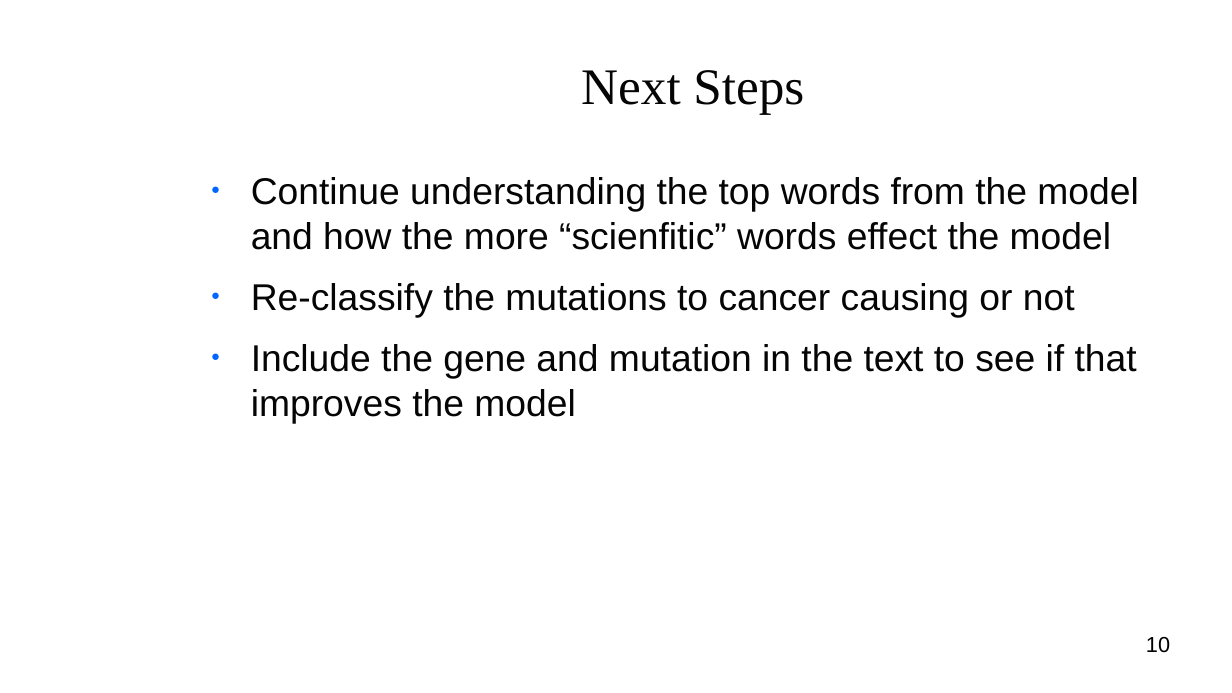
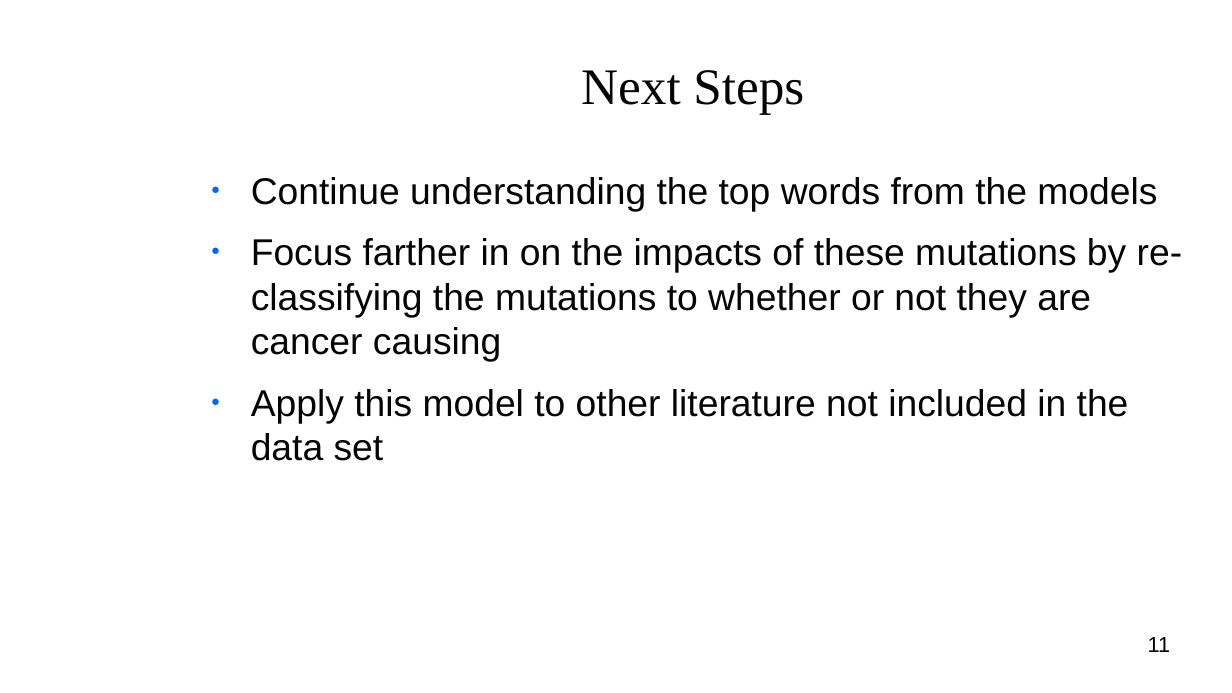
Before and after one commit to Shredder42/mutations, a slide deck: slide 11 of presentation.odp (slide 10 before the commit). Drawn at 1232x693 pixels with LibreOffice and Linux fonts; fonts in the diff are those of the drawing; background and template pictures are left out. Boxes give left, top, right and bottom in pixels: in the first picture for what was removed or moved away, otherwise in the second. Text is boxed around its words. In the diff, an @@ line names an element or a change of style, - is before the commit and + after.

```diff
--- a/presentation.odp
+++ b/presentation.odp
@@ text at [251,177,1183,461]: text changed @@
-● Continue understanding the top words from the model and how the more “scienfitic” words effect the model
-● Re-classify the mutations to cancer causing or not
-● Include the gene and mutation in the text to see if that improves the model
+● Continue understanding the top words from the models
+● Focus farther in on the impacts of these mutations by re-classifying the mutations to whether or not they are cancer causing
+● Apply this model to other literature not included in the data set
@@ page number at [1148,637,1171,652]: text changed @@
-10
+11
```
Also in this commit, not shown: 5 other slides changed, 2 slides added, 1 slide removed, 1 other file.
